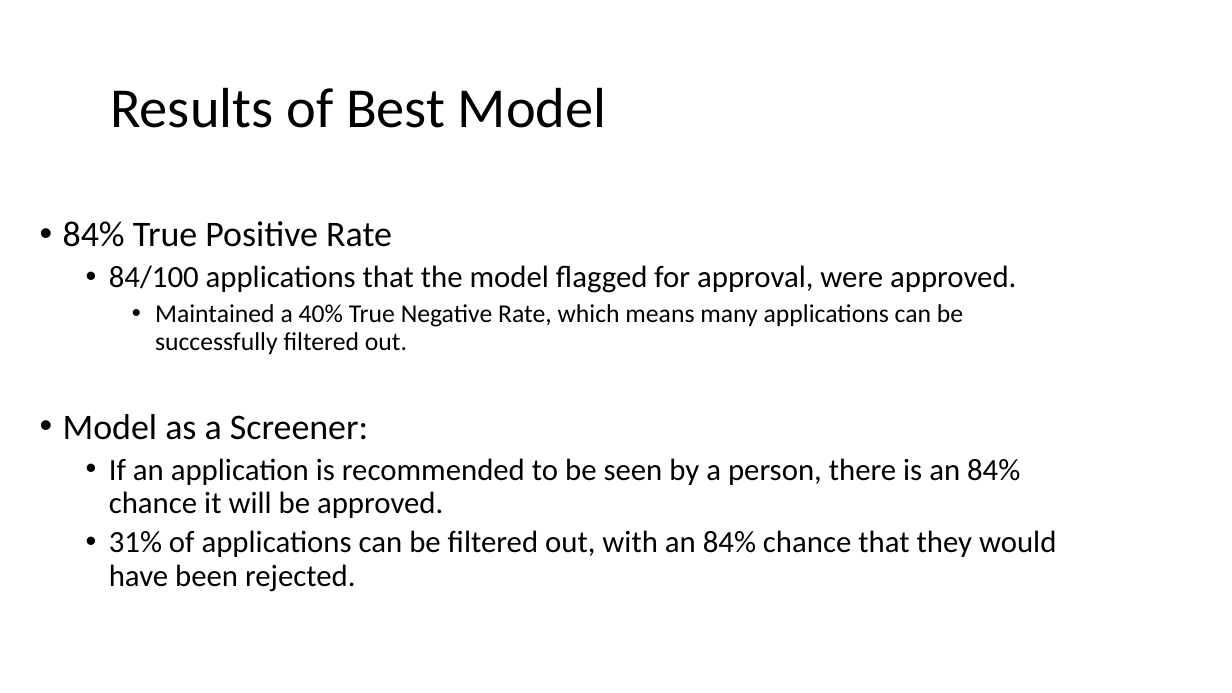
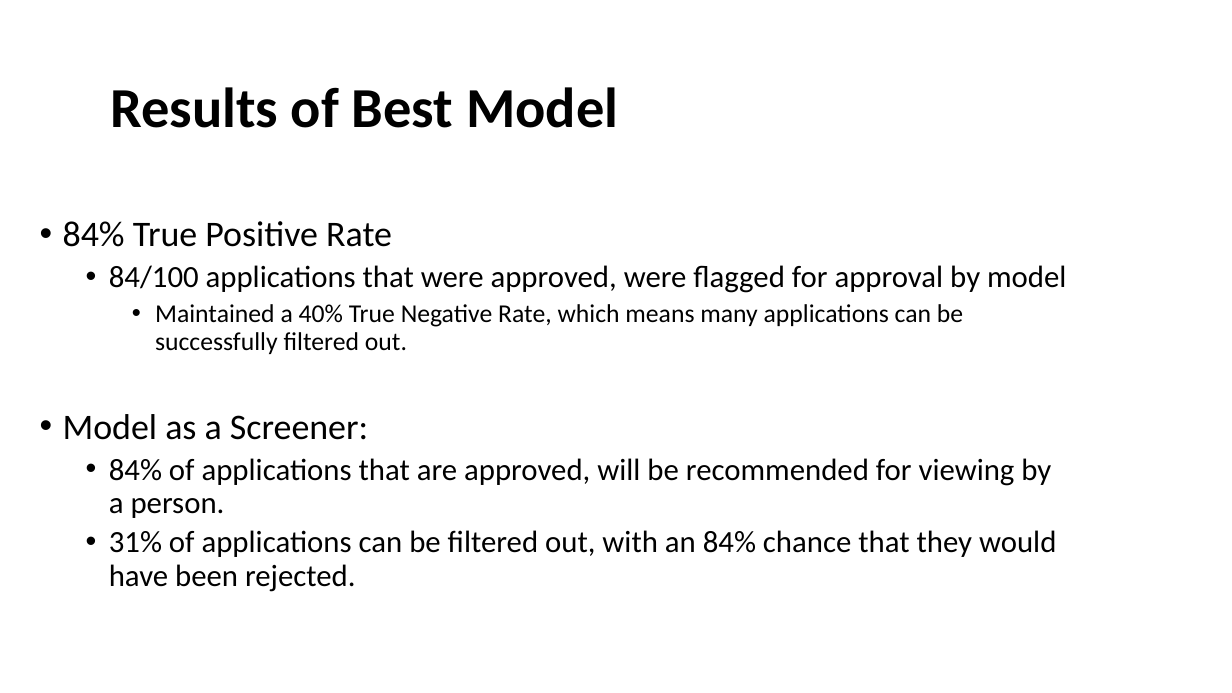
Before and after one commit to jpetoskey/Loan_App_Amended, a slide deck: slide 12 of Loan_App.pptx. Drawn at 1232x693 pixels with LibreOffice and Linux fonts; fonts in the diff are those of the drawing. Boxes give left, top, right and bottom in pixels: in the first picture for what was removed or moved away, otherwise in the second. Text is boxed around its words. In the diff, an @@ line names an element or a change of style, - is before the commit and + after.

```diff
--- a/Loan_App.pptx
+++ b/Loan_App.pptx
@@ title "Results of Best Model" at <box>110,87,618,128</box>: bold on @@
@@ text at <box>109,265,1066,293</box>: text changed @@
-  • 84/100 applications that the model flagged for approval, were approved.
+  • 84/100 applications that were approved, were flagged for approval by model
@@ text at <box>109,458,1051,518</box>: text changed @@
-  • If an application is recommended to be seen by a person, there is an 84% chance it will be approved.
+  • 84% of applications that are approved, will be recommended for viewing by a person.
```
Also in this commit, not shown: 10 other slides changed, 1 other file.
